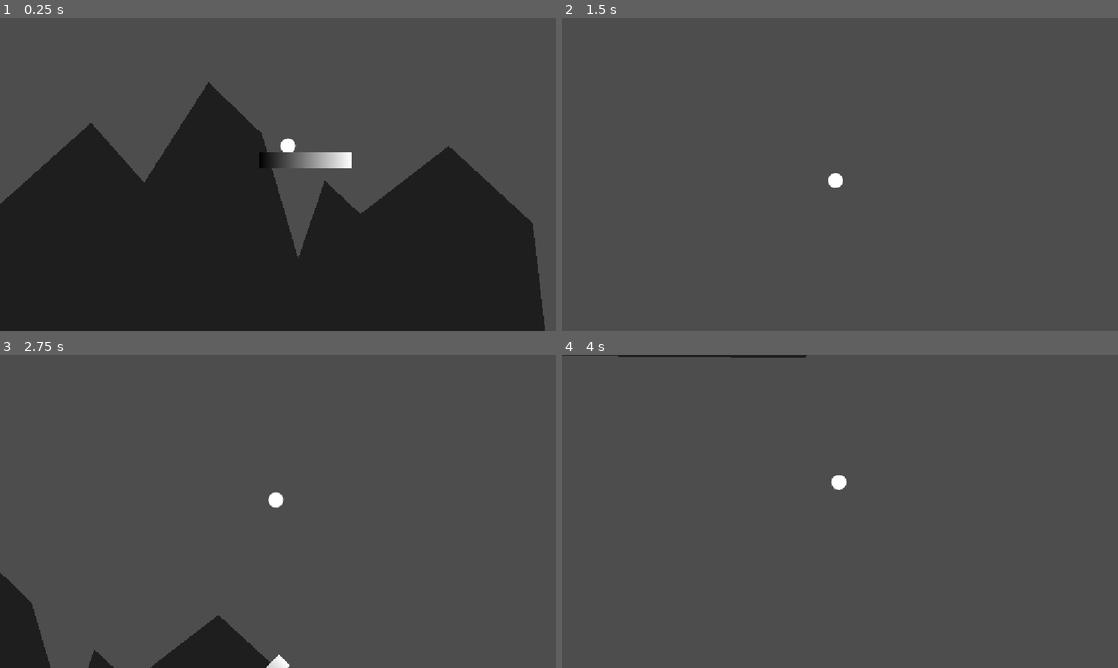
Above: before the commit, frames 1-4 (two rows, left to right).
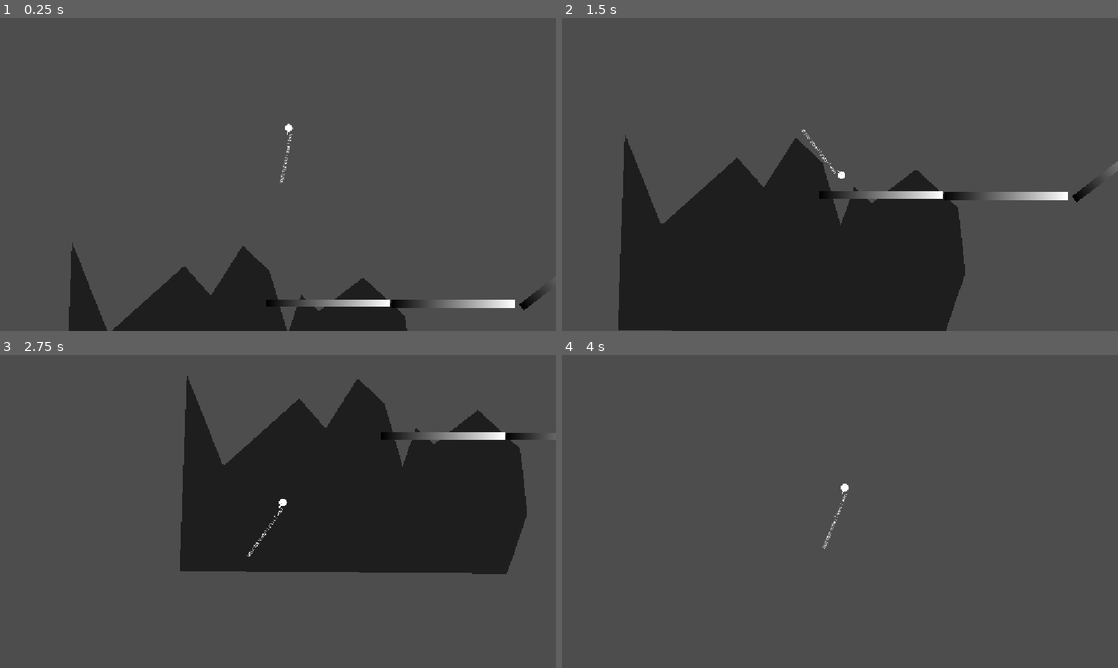
Above: after the commit, the same moments.

Repository: appellatebaton0/wierd-jam
Game: Godot game, scene res://Scenes/Main.tscn
The game is run twice, just before and just after one commit, with the same random seed, the same clock (stepped at 60 frames per second) and the same inputs.
Inputs:
- Up to frame 1 (0.25 s): no input
- Up to frame 2 (1.5 s): tap Enter at 0.5 s; hold W 0.53-1.28 s; tap Space (JumpPerp, bound only before the commit) at 0.6, 0.77, 1.07, 1.35 s
- Up to frame 3 (2.75 s): tap Space (JumpPerp, bound only before the commit) at 1.52, 1.82, 2.1 s; hold W from 2.03 s (still down)
- Up to frame 4 (4 s): tap Space (JumpPerp, bound only before the commit) at 2.85, 3.02, 3.32, 3.6, 3.77 s; release W at 3.53 s

The runs differ from the first frame. In frame 1, 44% of the frame differs, in the area x 0-98%, y 20-100%; in frame 2, 30%; in frame 3, 33%; in frame 4, 0.5%.

Commit message:
h2 - Long Rails & Jump Leniencies
Added long rails, and coyote time / jump buffering to jumping. I still have work to do on the movement mechanics, but I think... we're getting closer?

Diff:
--- /dev/null
+++ b/Scenes/LongRail.tscn
@@ -0,0 +1,36 @@
+[gd_scene format=3 uid="uid://dffj877vhhx4u"]
+
+[ext_resource type="Script" uid="uid://bxrcj1e4vvs30" path="res://Scripts/Rail.gd" id="1_1u1rq"]
+
+[sub_resource type="Gradient" id="Gradient_2n6a2"]
+
+[sub_resource type="GradientTexture2D" id="GradientTexture2D_l1a1e"]
+gradient = SubResource("Gradient_2n6a2")
+width = 512
+height = 32
+
+[sub_resource type="RectangleShape2D" id="RectangleShape2D_1u1rq"]
+size = Vector2(512, 32)
+
+[sub_resource type="RectangleShape2D" id="RectangleShape2D_2n6a2"]
+size = Vector2(512, 8.5)
+
+[node name="LongRail" type="CharacterBody2D" unique_id=1357488898]
+collision_mask = 0
+script = ExtResource("1_1u1rq")
+debug_texture = SubResource("GradientTexture2D_l1a1e")
+
+[node name="Sprite2D" type="Sprite2D" parent="." unique_id=2124093363]
+texture = SubResource("GradientTexture2D_l1a1e")
+
+[node name="CollisionShape2D" type="CollisionShape2D" parent="." unique_id=1745674482]
+shape = SubResource("RectangleShape2D_1u1rq")
+
+[node name="RailSnap" type="Area2D" parent="." unique_id=12025911]
+position = Vector2(0, 8)
+collision_layer = 4
+collision_mask = 2
+
+[node name="CollisionShape2D" type="CollisionShape2D" parent="RailSnap" unique_id=567593294]
+position = Vector2(0, -28.75)
+shape = SubResource("RectangleShape2D_2n6a2")
--- a/Scenes/Main.tscn
+++ b/Scenes/Main.tscn
@@ -2,19 +2,15 @@
 
 [ext_resource type="Script" uid="uid://c10cndcu33lm7" path="res://Scripts/Camera.gd" id="1_pbw6q"]
 [ext_resource type="PackedScene" uid="uid://b46f20mibw1h3" path="res://Scenes/Transform.tscn" id="2_kln2b"]
-[ext_resource type="PackedScene" uid="uid://c8owosjuwdc1g" path="res://Scenes/MediumRail.tscn" id="3_kln2b"]
+[ext_resource type="Script" uid="uid://c86lscdglgeil" path="res://Scripts/Transform.gd" id="3_rgh2o"]
 [ext_resource type="PackedScene" uid="uid://dsu8ksqadgaqx" path="res://Scenes/Player.tscn" id="4_rgh2o"]
+[ext_resource type="PackedScene" uid="uid://dffj877vhhx4u" path="res://Scenes/LongRail.tscn" id="5_pbw6q"]
 
-[sub_resource type="Gradient" id="Gradient_x23er"]
+[sub_resource type="Gradient" id="Gradient_2n6a2"]
 
-[sub_resource type="GradientTexture2D" id="GradientTexture2D_pbw6q"]
-gradient = SubResource("Gradient_x23er")
-width = 192
-height = 32
-
-[sub_resource type="GradientTexture2D" id="GradientTexture2D_lkt02"]
-gradient = SubResource("Gradient_x23er")
-width = 192
+[sub_resource type="GradientTexture2D" id="GradientTexture2D_l1a1e"]
+gradient = SubResource("Gradient_2n6a2")
+width = 512
 height = 32
 
 [node name="Main" type="Node" unique_id=1226045905]
@@ -24,80 +20,66 @@
 polygon = PackedVector2Array(-524, -32, -216, -307, -106, -183, 27, -391, 138, -284, 213, -26, 268, -187, 342, -118, 525, -259, 699, -99, 730, 170, 645, 419, -711, 407, -682, -407, -535, -38)
 
 [node name="Camera2D" type="Camera2D" parent="." unique_id=1220805860]
+zoom = Vector2(0.5, 0.5)
 script = ExtResource("1_pbw6q")
 
 [node name="Player" parent="." unique_id=993666105 instance=ExtResource("4_rgh2o")]
-position = Vector2(142, -250)
+position = Vector2(217, -906)
 
-[node name="MediumRail" parent="." unique_id=1357488898 node_paths=PackedStringArray("points") instance=ExtResource("3_kln2b")]
-position = Vector2(207, -209)
-facing_right = false
-points = [NodePath("Point 0"), NodePath("Point 1"), NodePath("Point 2"), NodePath("Point 3"), NodePath("Point 4"), NodePath("Point 5"), NodePath("Point 6")]
+[node name="LongRail" parent="." unique_id=117091569 node_paths=PackedStringArray("points") instance=ExtResource("5_pbw6q")]
+position = Vector2(862, 313)
+points = [NodePath("Point 0"), NodePath("Point 1")]
+wait = 12.0
 
-[node name="Point 0" parent="MediumRail" unique_id=514478884 instance=ExtResource("2_kln2b")]
-texture = SubResource("GradientTexture2D_pbw6q")
-next_ease = -2.0
-next_wait = 0.2
-pos = Vector2(207, -209)
+[node name="Point 0" type="Sprite2D" parent="LongRail" unique_id=514478884 instance=ExtResource("2_kln2b")]
+modulate = Color(1, 1, 1, 0.62352943)
+position = Vector2(-482, -464)
+texture = SubResource("GradientTexture2D_l1a1e")
+script = ExtResource("3_rgh2o")
+pos = Vector2(380, -151)
 
-[node name="Point 1" parent="MediumRail" unique_id=725862126 instance=ExtResource("2_kln2b")]
-position = Vector2(192, -191)
-texture = SubResource("GradientTexture2D_lkt02")
-next_ease = -2.0
-pos = Vector2(399, -400)
+[node name="Point 1" type="Sprite2D" parent="LongRail" unique_id=1988744084 instance=ExtResource("2_kln2b")]
+modulate = Color(1, 1, 1, 0.62352943)
+texture = SubResource("GradientTexture2D_l1a1e")
+script = ExtResource("3_rgh2o")
+pos = Vector2(862, 313)
 
-[node name="Point 2" parent="MediumRail" unique_id=569361823 instance=ExtResource("2_kln2b")]
-position = Vector2(396.81, 0)
-rotation = -1.02
-texture = SubResource("GradientTexture2D_lkt02")
-next_ease = -2.0
-pos = Vector2(603.81, -209)
-rot = -1.02
+[node name="LongRail2" parent="." unique_id=1804509669 node_paths=PackedStringArray("points") instance=ExtResource("5_pbw6q")]
+position = Vector2(270, 271)
+points = [NodePath("Point 0"), NodePath("Point 1")]
+wait = 9.0
 
-[node name="Point 3" parent="MediumRail" unique_id=1554955512 instance=ExtResource("2_kln2b")]
-position = Vector2(380, 198)
-rotation = -0.6066315
-texture = SubResource("GradientTexture2D_lkt02")
-next_interpol_time = 0.6
-next_ease = -2.0
-pos = Vector2(587, -11)
-rot = -0.6066315
+[node name="Point 0" type="Sprite2D" parent="LongRail2" unique_id=2044346428 instance=ExtResource("2_kln2b")]
+modulate = Color(1, 1, 1, 0.62352943)
+position = Vector2(627, -420)
+texture = SubResource("GradientTexture2D_l1a1e")
+script = ExtResource("3_rgh2o")
+pos = Vector2(897, -149)
 
-[node name="Point 4" parent="MediumRail" unique_id=296186354 instance=ExtResource("2_kln2b")]
-position = Vector2(-107, 409)
-texture = SubResource("GradientTexture2D_lkt02")
-next_interpol_time = 0.3
-next_ease = -2.0
-next_wait = 1.0
-pos = Vector2(100, 200)
+[node name="Point 1" type="Sprite2D" parent="LongRail2" unique_id=1828786347 instance=ExtResource("2_kln2b")]
+modulate = Color(1, 1, 1, 0.62352943)
+texture = SubResource("GradientTexture2D_l1a1e")
+script = ExtResource("3_rgh2o")
+pos = Vector2(270, 271)
 
-[node name="Point 5" parent="MediumRail" unique_id=631491222 instance=ExtResource("2_kln2b")]
-position = Vector2(-41, 554)
-texture = SubResource("GradientTexture2D_lkt02")
-next_interpol_time = 2.0
-next_ease = -2.0
-pos = Vector2(166, 345)
+[node name="LongRail3" parent="." unique_id=423940435 node_paths=PackedStringArray("points") instance=ExtResource("5_pbw6q")]
+position = Vector2(-607, -257)
+rotation = 0.59642553
+points = [NodePath("Point 0"), NodePath("Point 1")]
+wait = 5.0
 
-[node name="Point 6" parent="MediumRail" unique_id=1545856886 instance=ExtResource("2_kln2b")]
-position = Vector2(747, 244)
-texture = SubResource("GradientTexture2D_lkt02")
-pos = Vector2(954, 35)
+[node name="Point 0" type="Sprite2D" parent="LongRail3" unique_id=1867147917 instance=ExtResource("2_kln2b")]
+modulate = Color(1, 1, 1, 0.62352943)
+position = Vector2(1628.7155, -1145.6248)
+rotation = -1.2512639
+texture = SubResource("GradientTexture2D_l1a1e")
+script = ExtResource("3_rgh2o")
+pos = Vector2(1384, -290)
+rot = -0.6548383
 
-[node name="MediumRail2" parent="." unique_id=942503002 node_paths=PackedStringArray("points") instance=ExtResource("3_kln2b")]
-position = Vector2(-247, 203)
-facing_right = false
-points = [NodePath("Point 0"), NodePath("Point 1")]
-wait = 4.0
-
-[node name="Point 0" parent="MediumRail2" unique_id=448524720 instance=ExtResource("2_kln2b")]
-texture = SubResource("GradientTexture2D_lkt02")
-next_interpol_time = 0.6
-next_ease = -2.0
-pos = Vector2(-247, 203)
-
-[node name="Point 1" parent="MediumRail2" unique_id=1589962517 instance=ExtResource("2_kln2b")]
-position = Vector2(-153, -153)
-rotation = 1.5696635
-texture = SubResource("GradientTexture2D_lkt02")
-pos = Vector2(-400, 50)
-rot = 1.5696635
+[node name="Point 1" type="Sprite2D" parent="LongRail3" unique_id=1952560676 instance=ExtResource("2_kln2b")]
+modulate = Color(1, 1, 1, 0.62352943)
+texture = SubResource("GradientTexture2D_l1a1e")
+script = ExtResource("3_rgh2o")
+pos = Vector2(-607, -257)
+rot = 0.59642553
--- a/Scenes/Player.tscn
+++ b/Scenes/Player.tscn
@@ -18,10 +18,10 @@
 fill_to = Vector2(0.6858974, 0)
 
 [node name="Player" type="CharacterBody2D" unique_id=993666105 groups=["Player"]]
+rotation = 3.1381004
 collision_layer = 2
 collision_mask = 5
-platform_on_leave = 2
-platform_floor_layers = 4294967040
+platform_floor_layers = 4294967041
 script = ExtResource("1_rpqav")
 
 [node name="CollisionShape2D" type="CollisionShape2D" parent="." unique_id=571296389]
@@ -29,3 +29,15 @@
 
 [node name="Sprite2D" type="Sprite2D" parent="." unique_id=500600916]
 texture = SubResource("GradientTexture2D_av2a1")
+
+[node name="Sprite2D2" type="Sprite2D" parent="." unique_id=1113959996]
+position = Vector2(13, 0)
+scale = Vector2(1.046875, 0.140625)
+texture = SubResource("GradientTexture2D_av2a1")
+
+[node name="Label" type="Label" parent="." unique_id=269856078]
+offset_left = 21.0
+offset_top = -27.0
+offset_right = 61.0
+offset_bottom = -4.0
+text = "asd"
--- a/Scripts/Player.gd
+++ b/Scripts/Player.gd
@@ -1,5 +1,13 @@
 class_name Player extends CharacterBody2D
 # The class for the player. Snaps(?) to the nearest rail.
+
+const JUMP_BUFFER := 0.1
+const COYOTE_TIME := 0.1
+
+var jump_buffering := 0.0
+var coyote_timer   := 0.0
+var last_rotation  := 0.0
+var snap_buffer = 0.0
 
 var snapped_to:Rail
 
@@ -7,31 +15,47 @@
 
 func _physics_process(delta: float) -> void:
 
+	look_at(global_position + velocity)
+
+	jump_buffering = move_toward(jump_buffering, 0, delta)
+	coyote_timer = move_toward(coyote_timer, 0, delta)
+	snap_buffer = move_toward(snap_buffer, 0, delta)
+
+	if Input.is_action_just_pressed("Jump"): jump_buffering = JUMP_BUFFER
+
+	if jump_buffering and coyote_timer:
+
+		velocity = Vector2(400 * (1 if velocity.y < 0 else -1), -400).rotated(rotation)
+		snap_buffer = 0.2
+
+		print("!!")
+
+		jump_buffering = 0.0
+		coyote_timer = 0.0
+
+	$Label.text = str(velocity.x >= 0.0) + " | " + str(floor(rad_to_deg(rotation))) + " | " + str(velocity)
 	if snapped_to:
-		# Match the rotation
-		rotation = lerp(rotation, snapped_to.rotation, 0.7)
+		coyote_timer = COYOTE_TIME
+		## Match the rotation
+		#rotation = lerp(rotation, snapped_to.rotation, 0.7)
+		#last_rotation = rotation
 
-		# Match the velocity / grind on the rail
-		var grind_vel = Vector2(230 * (1 if snapped_to.facing_right else -1), 0).rotated(rotation)
-		var inert_vel = snapped_to.velocity
+		if not snap_buffer:
+			# Match the velocity / grind on the rail
+			var grind_vel = Vector2(450, 0).rotated(snapped_to.rotation)
 
-		if mag(grind_vel) > mag(inert_vel):
-			velocity = grind_vel
-		else:
-			velocity = inert_vel
+			if mag(grind_vel) > mag(velocity):
+				velocity = grind_vel
 
-		if Input.is_action_just_pressed("JumpPerp"):
-			jump_velo = -500
 
-		velocity += Vector2(0, jump_velo).rotated(rotation)
-		jump_velo /= 1.1
+		jump_velo /= 1.02
 	else:
 		rotation += 0.2
 
 		jump_velo = 0.0
 
-		velocity.x /= 1.01
-		velocity += get_gravity() * delta * 0.6
+
+		velocity += get_gravity() * delta #* 0.6
 
 	move_and_slide()
 
--- a/Scripts/Rail.gd
+++ b/Scripts/Rail.gd
@@ -40,6 +40,7 @@
 		next = points[1]
 
 		global_position = curr.pos
+		rotation = curr.rot
 
 func _physics_process(delta: float) -> void:
 
@@ -50,7 +51,7 @@
 	if wait:
 		lerp_amnt = 0.0
 		velocity = Vector2.ZERO
-		#print(self, wait)
+		# print(self, wait)
 	if len(points) > 1 and wait == 0.0:
 
 		var pos = lerp_ease(curr.pos, next.pos, lerp_amnt, curr.next_ease)
@@ -101,8 +102,7 @@
 	points.append(new)
 
 	# Fix the rotation.
-
-	rotation = 0.0
+	# rotation = 0.0
 
 var last:Vector2
 func _process(_delta: float) -> void: if Engine.is_editor_hint():
--- a/project.godot
+++ b/project.godot
@@ -33,7 +33,7 @@
 
 [input]
 
-JumpPerp={
+Jump={
 "deadzone": 0.2,
 "events": [Object(InputEventKey,"resource_local_to_scene":false,"resource_name":"","device":-1,"window_id":0,"alt_press …(191 unchanged characters)…
 ]
